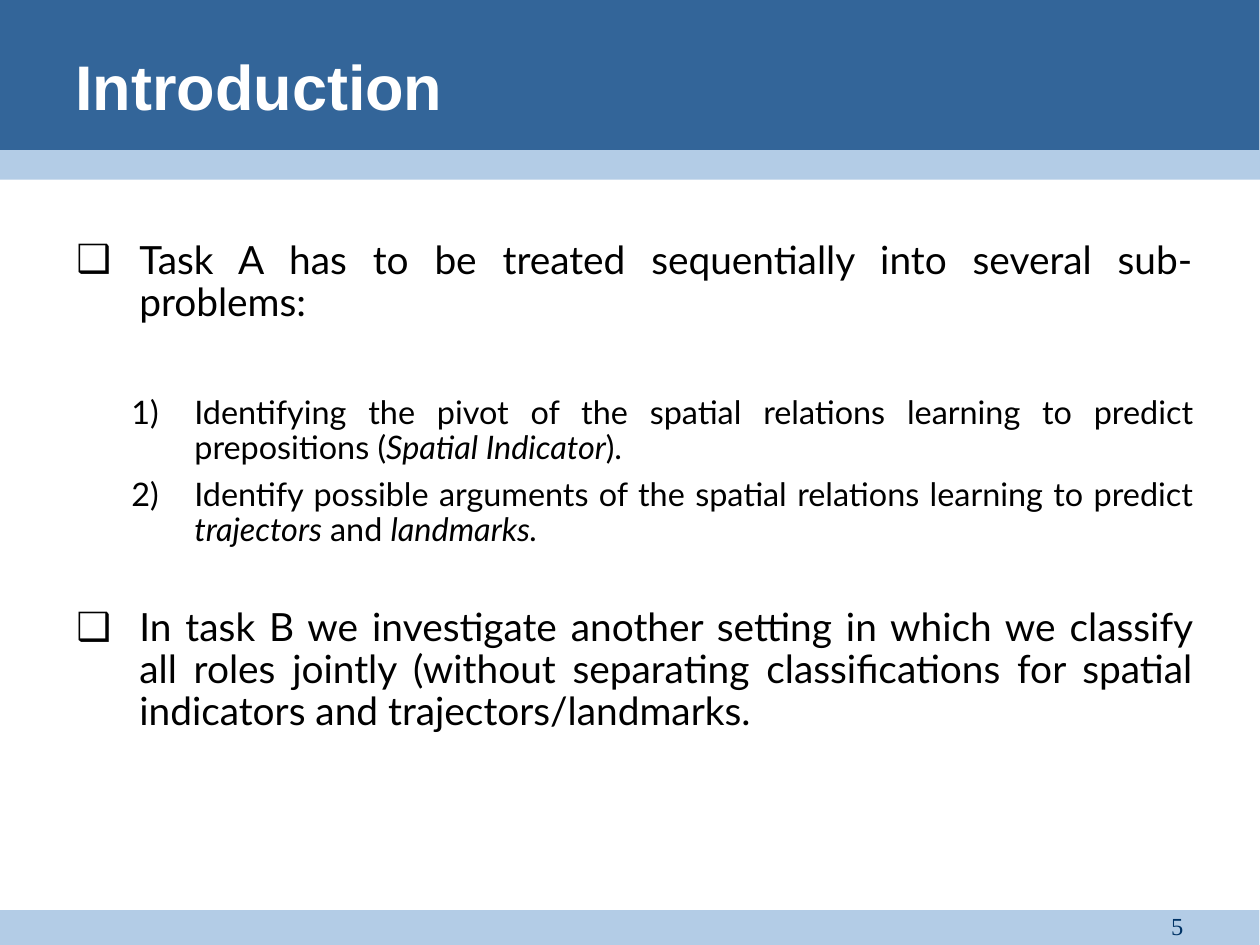
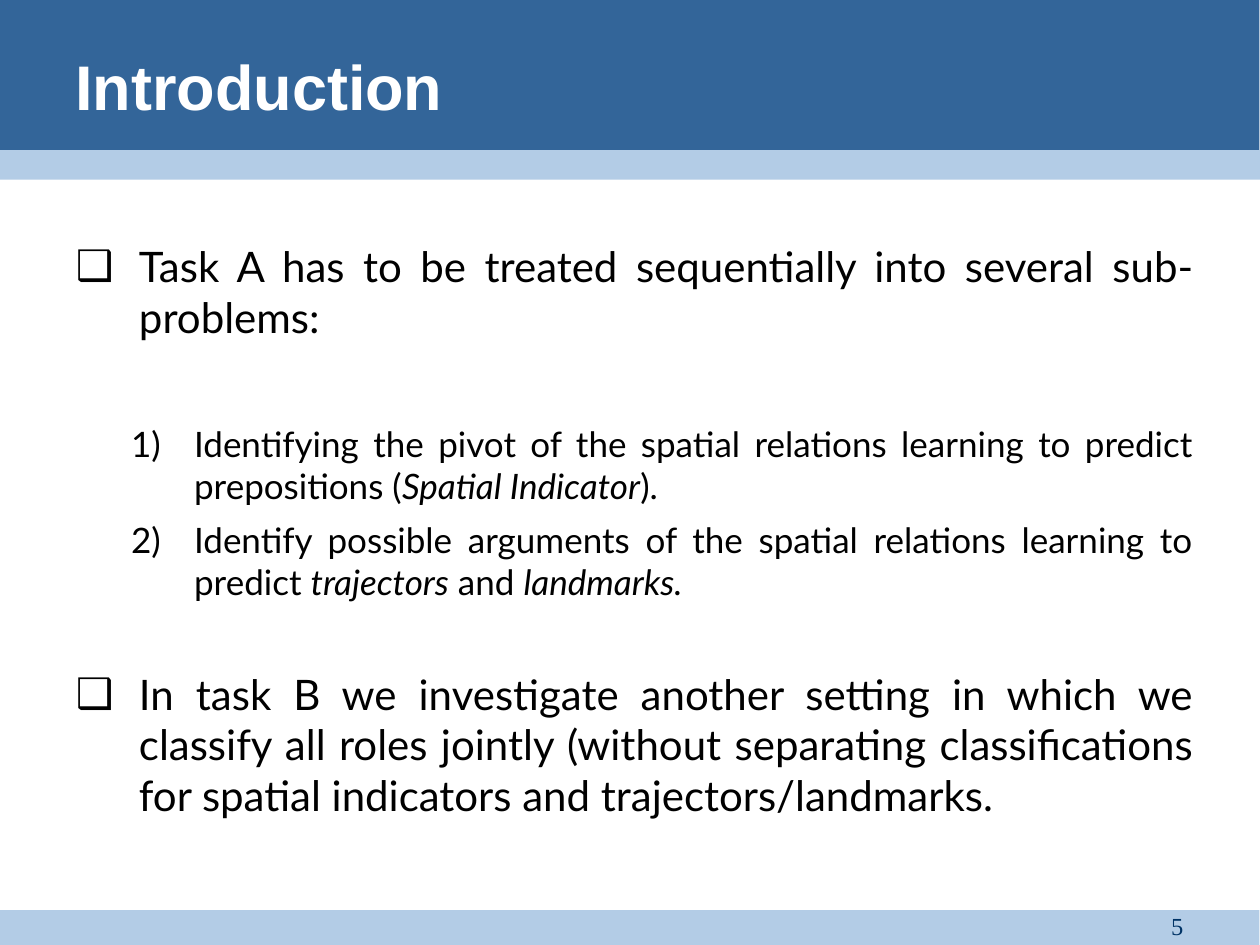
Before and after one commit to satvikg/pln-pmt-pract, a slide deck: slide 5 of SpatialRoleLabeling/doc/Group presentation.ppt. Drawn at 1260x945 pixels with LibreOffice and Linux fonts; fonts in the diff are those of the drawing. Boxes give left, top, right and bottom in pixels: in the first picture for what was removed or moved away, otherwise in the second. Text is boxed around its words. In the diff, an @@ line names an element or a change of style, - is before the commit and + after.

```diff
--- a/SpatialRoleLabeling/doc/Group presentation.ppt
+++ b/SpatialRoleLabeling/doc/Group presentation.ppt
@@ text "Task A has to be ..." at bbox=[139, 251, 1193, 819]: size 22.2 to 24 pt in "Task A has to be treated sequentially ...", "In task B we investigate another setting ..."; size 18.5 to 20 pt in "Identifying the pivot of the spatial relations ...", "Identify possible arguments of the spatial relations ..."; line spacing 0.9 to 1 @@
```
Also in this commit, not shown: 15 other slides changed.
